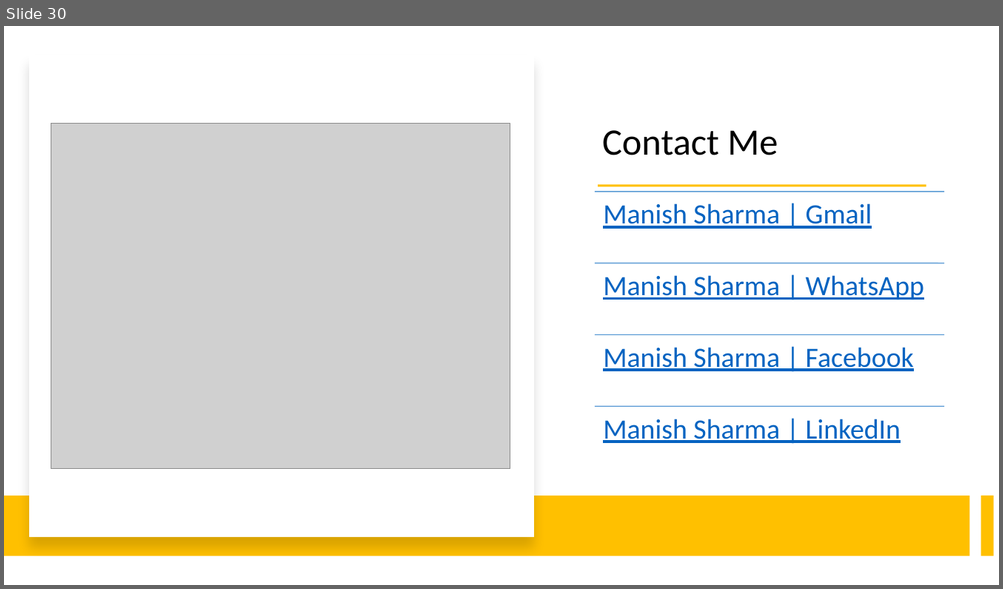
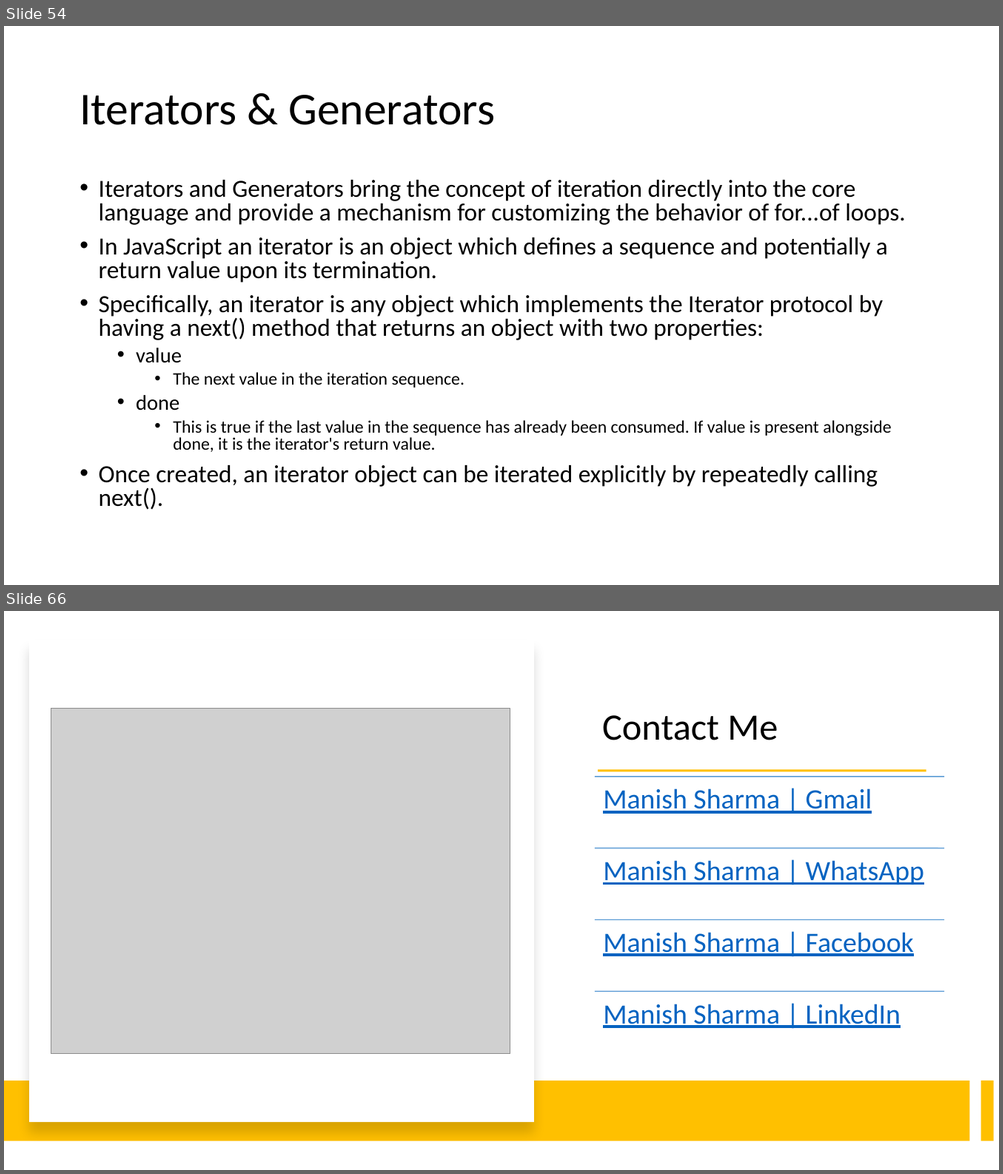
Before and after one commit to madhurinitu/EcmaBy_Manish, a slide deck: Notes/ECMAScript.pptx. Shown one above the other, each under a label of ours: slide 30 before the commit, slides 54 and 66 after it; the slides between them are not shown. The pictures are 1003x589 and 1003x1174 pixels, drawn with LibreOffice and Linux fonts; fonts in the diff are those of the drawing; grey boxes stand for pictures. Boxes give left, top, right and bottom in pixels: in the first picture for what was removed or moved away, otherwise in the second. Text is boxed around its words. In the diff, an @@ line names an element or a change of style, - is before the commit and + after.

```diff
--- a/Notes/ECMAScript.pptx
+++ b/Notes/ECMAScript.pptx
@@ slide 54 added at bbox=[4, 26, 999, 585], background #FFFFFF @@
@@ title added at bbox=[79, 95, 495, 125], 44 pt, text #000000 @@
+Iterators & Generators
@@ text added at bbox=[99, 180, 905, 510], 23.8 pt, text #000000 @@
+• Iterators and Generators bring the concept of iteration directly into the core language and provide a mechanism for customizing the behavior of for...of loops.
+• In JavaScript an iterator is an object which defines a sequence and potentially a return value upon its termination.
+• Specifically, an iterator is any object which implements the Iterator protocol by having a next() method that returns an object with two properties:
+  • value
+    • The next value in the iteration sequence.
+  • done
+    • This is true if the last value in the sequence has already been consumed. If value is present alongside done, it is the iterator's return value.
+• Once created, an iterator object can be iterated explicitly by repeatedly calling next().
@@ what was slide 30 is now slide 66 @@
```
Also in this commit, not shown: 35 other slides added.
